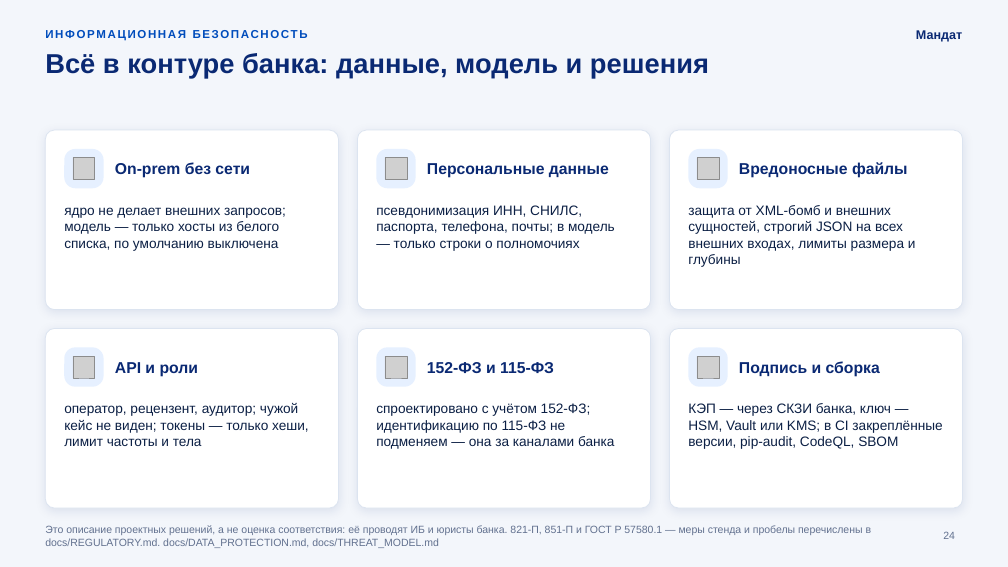
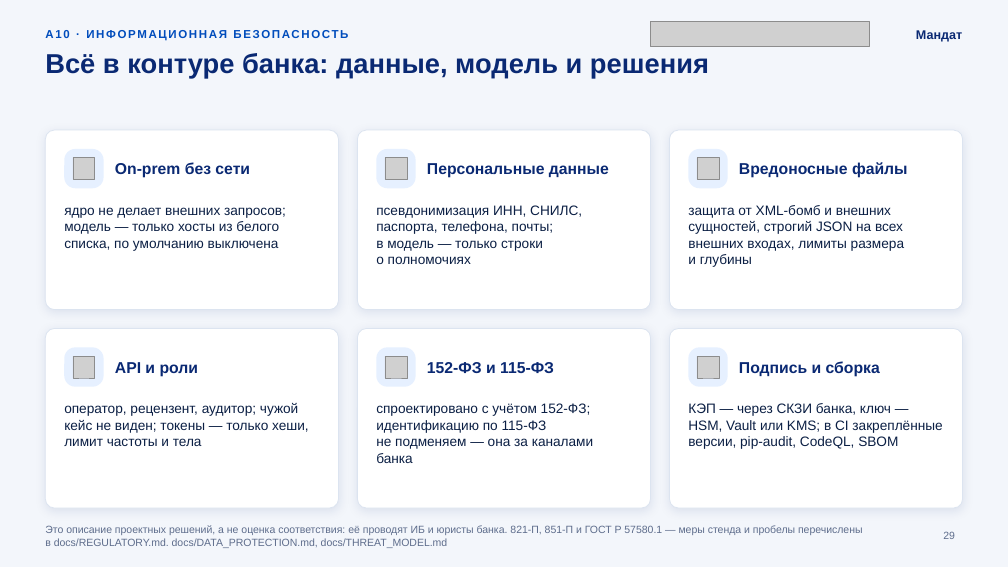
Before and after one commit to KonkovDV/Mandat, a slide deck: slide 29 of submission/slides/Mandat_VTB.pptx (slide 24 before the commit). Drawn at 1008x567 pixels with LibreOffice and Linux fonts; fonts in the diff are those of the drawing; grey boxes stand for pictures; background and template pictures are left out. Boxes give left, top, right and bottom in pixels: in the first picture for what was removed or moved away, otherwise in the second. Text is boxed around its words. In the diff, an @@ line names an element or a change of style, - is before the commit and + after.

Commit message:
docs: rebuild the deck from a written brief with real demo output
- PROMPT.md is the brief: audience, answer-first storyline, VTB design
  system, Russian typography, WCAG 2.2 AA, data rules and an acceptance
  checklist; build_deck.js implements it.
- New slides: summary, a timeline of demo case 14 built from its files,
  a real ./run-demo.sh screenshot and terminal output, traceability of
  every number, and the employee and client journey.
- Typography: non-breaking spaces and hyphens; lint_claims.py and
  finish_deck.py normalise them, so checks still see numbers and phrases.
- Navigation: a clickable appendix index with links back; finish_deck.py
  sets the text language to ru-RU.
- capture_demo.js reproduces the demo screenshot; the QR code links to
  the repository.

```diff
--- a/submission/slides/Mandat_VTB.pptx
+++ b/submission/slides/Mandat_VTB.pptx
@@ picture added at bbox=[650, 21, 870, 47] @@
@@ text added at bbox=[802, 28, 869, 40], 10.5 pt, text #004CBC, bold @@
+← к оглавлению приложения
@@ text at bbox=[45, 30, 348, 41]: text changed @@
-ИНФОРМАЦИОННАЯ БЕЗОПАСНОСТЬ
+A10 · ИНФОРМАЦИОННАЯ БЕЗОПАСНОСТЬ
@@ text "псевдонимизация ИНН, СНИЛС, паспорта, телефона, ..." rewrapped from bbox=[376, 205, 615, 251] to bbox=[376, 205, 582, 264] @@
@@ text at bbox=[688, 205, 904, 267]: text changed @@
-защита от XML-бомб и внешних сущностей, строгий JSON на всех внешних входах, лимиты размера и глубины
+защита от XML‑бомб и внешних сущностей, строгий JSON на всех внешних входах, лимиты размера и глубины
@@ text at bbox=[376, 403, 593, 463]: text changed @@
-спроектировано с учётом 152-ФЗ; идентификацию по 115-ФЗ не подменяем — она за каналами банка
+спроектировано с учётом 152‑ФЗ; идентификацию по 115‑ФЗ не подменяем — она за каналами банка
@@ text at bbox=[45, 525, 863, 548]: text changed; text colour #62718F to #5E6D8C @@
-Это описание проектных решений, а не оценка соответствия: её проводят ИБ и юристы банка. 821-П, 851-П и ГОСТ Р 57580.1 — меры стенда и пробелы перечислены в docs/REGULATORY.md. docs/DATA_PROTECTION.md, docs/THREAT_MODEL.md
+Это описание проектных решений, а не оценка соответствия: её проводят ИБ и юристы банка. 821‑П, 851‑П и ГОСТ Р 57580.1 — меры стенда и пробелы перечислены в docs/REGULATORY.md. docs/DATA_PROTECTION.md, docs/THREAT_MODEL.md
@@ page number at bbox=[943, 531, 955, 539]: text changed; text colour #62718F to #5E6D8C @@
-24
+29
```
Also in this commit, not shown: 28 other slides changed, 6 slides added, 1 slide removed, 13 other files.
